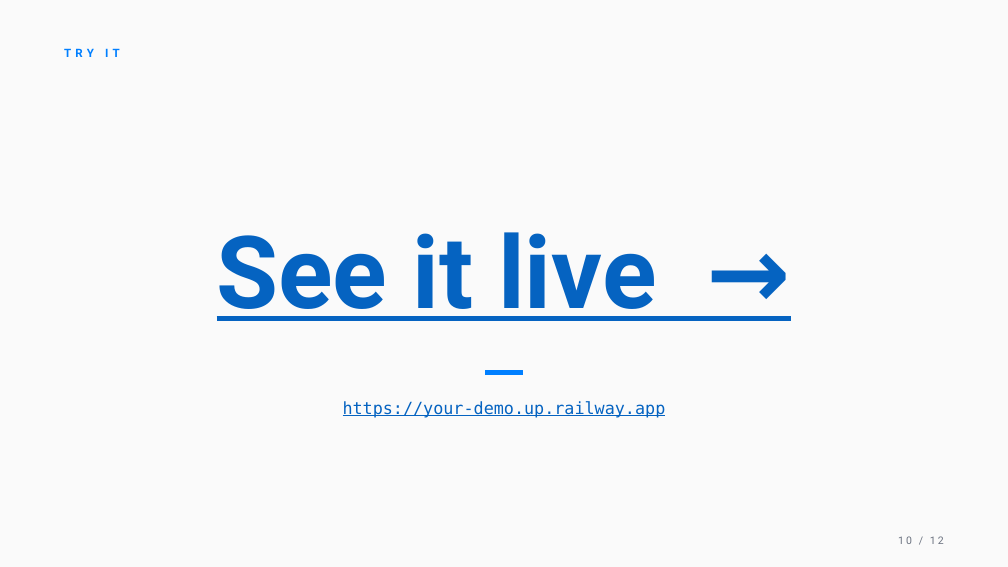
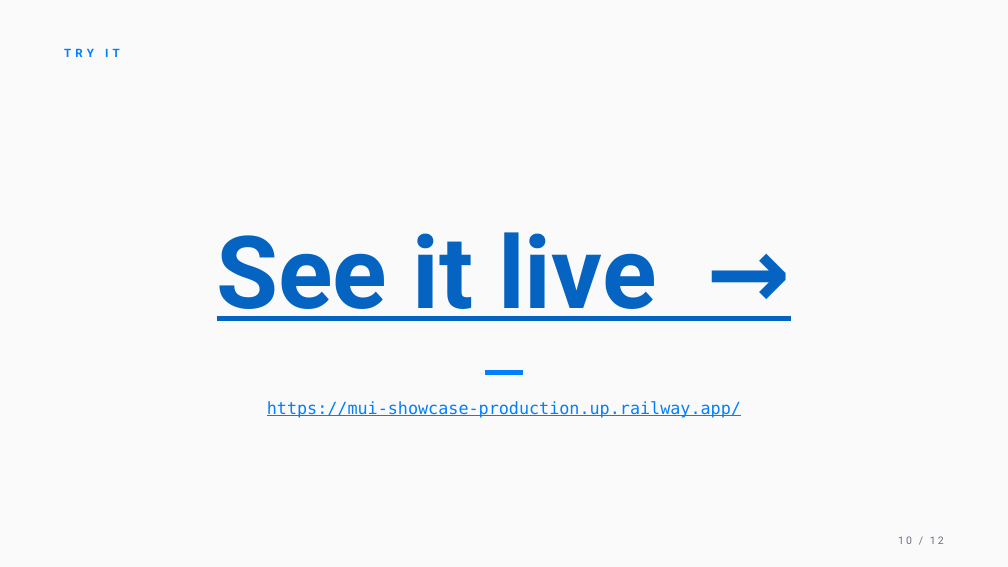
Before and after one commit to DevSavegg/mui-showcase, a slide deck: slide 10 of presentation/mui-presentation.pptx. Drawn at 1008x567 pixels with LibreOffice and Linux fonts; fonts in the diff are those of the drawing. Boxes give left, top, right and bottom in pixels: in the first picture for what was removed or moved away, otherwise in the second. Text is boxed around its words. In the diff, an @@ line names an element or a change of style, - is before the commit and + after.

Commit message:
Fix pptx

```diff
--- a/presentation/mui-presentation.pptx
+++ b/presentation/mui-presentation.pptx
@@ text at (x1=267, y1=401, x2=741, y2=418): text changed; text colour #0563C1 to #007FFF @@
-https://your-demo.up.railway.app
+https://mui-showcase-production.up.railway.app/
```
